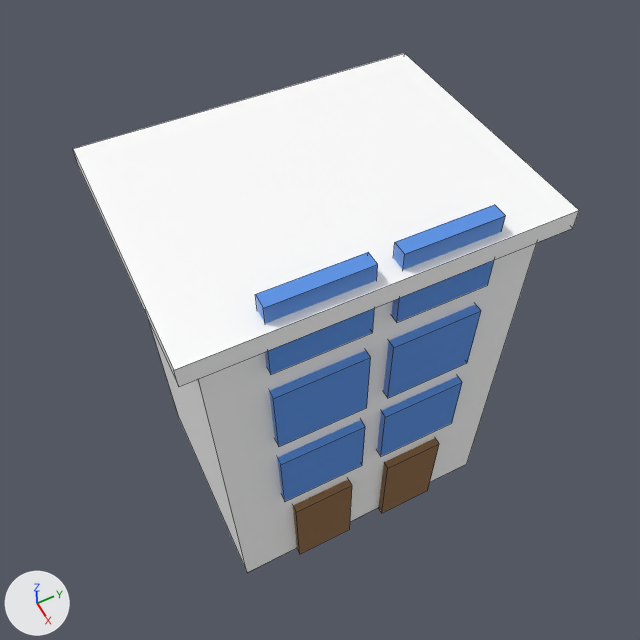
A saved change to the Blender file blend/BuildingUnit.blend.
Camera for both pictures: the file's camera 'Camera'. Arrows for +X, +Y and +Z are at lower left; the lights stay in place. The picture after the commit comes second. Mesh edges are drawn as thin lines.

Names of what the first picture shows: 'Body', 'Door.0', 'Door.1', 'RoofSlab', 'Window.0.550', 'Window.0.551', 'Window.0.950', 'Window.0.951', 'Window.1.350', 'Window.1.351'.
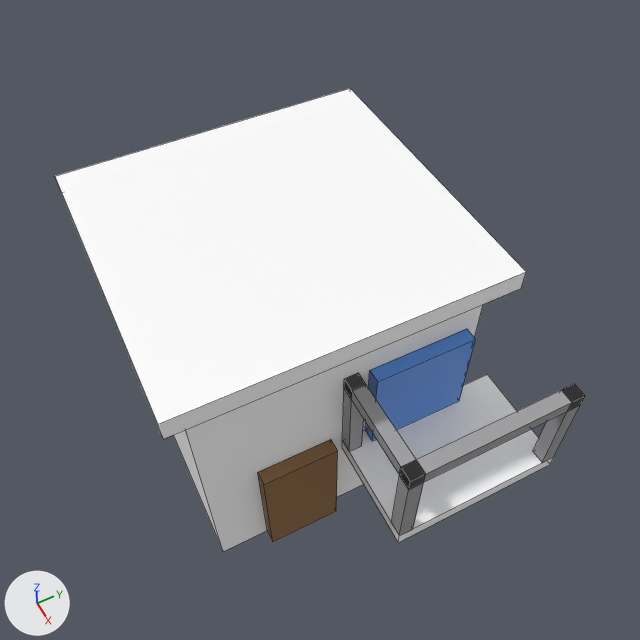
Commit message: redesign BuildingUnit as a single apartment with a balcony

Where the newer file only moved an object's origin or applied its transform, the numbers keep the older frame.

Pixel boxes [x1, y1, x2, y2] of what changed, in the pictures (640 x 640 px):
'RoofSlab', reshaped (7% narrower)
    before: [73, 53, 579, 386]
    after: [55, 89, 526, 439]
'Body', reshaped
    before: [149, 243, 537, 572]
    after: [174, 305, 483, 552]
'BalconySlab', added
    after: [342, 374, 554, 543]
'Window.1.350', deleted (blue)
    before: [255, 252, 378, 374]
'Window', added (blue)
    after: [365, 329, 475, 441]
'Window.0.950', deleted (blue)
    before: [269, 350, 371, 447]
'Window.1.351', deleted (blue)
    before: [391, 205, 506, 322]
'Door', added (brown)
    after: [258, 439, 338, 541]
'Window.0.951', deleted (blue)
    before: [383, 304, 481, 398]
'Window.0.550', deleted (blue)
    before: [277, 420, 365, 501]
'Rail.Front', added
    after: [400, 384, 585, 488]
'Window.0.551', deleted (blue)
    before: [377, 376, 462, 456]
'Door.0', deleted (brown)
    before: [293, 479, 352, 554]
'Door.1', deleted (brown)
    before: [378, 438, 439, 513]
'Rail.Side', added
    after: [344, 373, 425, 489]
'Post.B', added
    after: [533, 384, 585, 463]
'Post.A', added
    after: [391, 461, 425, 536]
'Post.C', added
    after: [342, 373, 364, 452]

What changed in the scene script:
```text
Change me_body:
    used by ob_body; location = (-0.004, -0.078, -0.025); scale = (2.22, 2.22, 2.22)
    verts and faces of me_body; kept vertices keep their numbers, new ones are numbered from 8
    remove me_body.from_pydata(...)  # 8 vertices, 6 faces; spans x -0.42..0.42, y -0.55..0.55, z 0.0..1.5
    add me_body.from_pydata(...)  # 8 vertices, 6 faces; spans x -0.71..0.33, y -0.61..0.48, z 0.1..1.19
    me_body part 1
    add delete_vertices([*range(0, 8)])  # with the faces that use them
    add verts[8] = (-0.71, -0.61, 0.1)
    add verts[9] = (-0.71, 0.48, 0.1)
    add verts[10] = (-0.71, -0.61, 1.19)
    add verts[11] = (-0.71, 0.48, 1.19)
    add for new, old in zip([*range(12, 16)], [*range(8, 12)]): verts[new] = verts[old] + (1.04, 0.0, 0.0)
    add faces += [(8, 9, 13, 12), (10, 14, 15, 11), (8, 12, 14, 10), (12, 13, 15, 14), (9, 11, 15, 13), (8, 10, 11, 9)]
Change me_roofslab:
    used by ob_roofslab; location = (-0.004, -0.078, -0.025); scale = (2.22, 2.22, 2.22)
    verts and faces of me_roofslab; kept vertices keep their numbers, new ones are numbered from 8
    remove me_roofslab.from_pydata(...)  # 8 vertices, 6 faces; spans x -0.48..0.48, y -0.61..0.61, z 1.5..1.57
    add me_roofslab.from_pydata(...)  # 8 vertices, 6 faces; spans x -0.786..0.407, y -0.684..0.559, z 1.191..1.27
    me_roofslab part 2
    add delete_vertices([*range(0, 8)])  # with the faces that use them
    add verts[8] = (-0.786, -0.684, 1.191)  # pixel (61, 192)
    add verts[9] = (-0.786, 0.559, 1.191)
    add verts[10] = (-0.786, -0.684, 1.27)  # pixel (54, 176)
    add verts[11] = (-0.786, 0.559, 1.27)  # pixel (350, 88)
    add for new, old in zip([*range(12, 16)], [*range(8, 12)]): verts[new] = verts[old] + (1.193, 0.0, 0.0)
    add faces += [(8, 9, 13, 12), (10, 14, 15, 11), (8, 12, 14, 10), (12, 13, 15, 14), (9, 11, 15, 13), (8, 10, 11, 9)]
Remove ob_window_0_550:
    ob_window_0_550 = bpy.data.objects.new('Window.0.550', me_window_0_550)
Remove ob_window_0_551:
    ob_window_0_551 = bpy.data.objects.new('Window.0.551', me_window_0_551)
Remove ob_window_0_950:
    ob_window_0_950 = bpy.data.objects.new('Window.0.950', me_window_0_950)
Remove ob_window_0_951:
    ob_window_0_951 = bpy.data.objects.new('Window.0.951', me_window_0_951)
Remove ob_window_1_350:
    ob_window_1_350 = bpy.data.objects.new('Window.1.350', me_window_1_350)
Remove ob_window_1_351:
    ob_window_1_351 = bpy.data.objects.new('Window.1.351', me_window_1_351)
Remove ob_door_0:
    ob_door_0 = bpy.data.objects.new('Door.0', me_door_0)
Remove ob_door_1:
    ob_door_1 = bpy.data.objects.new('Door.1', me_door_1)
Add ob_rail_side:
    ob_rail_side = bpy.data.objects.new('Rail.Side', me_rail_side)  # a box spanning x 1.05..1.9, y -0.05..0.06, z 1.67..1.78; in mat_metal (grey #a0a0a2)
    ob_rail_side.location = (-0.425, -0.163, 0.19)
    ob_rail_side.scale = (1.1, 1.1, 1.1)
Add ob_rail_front:
    ob_rail_front = bpy.data.objects.new('Rail.Front', me_rail_front)  # a box spanning x 1.79..1.9, y -0.05..1.3, z 1.67..1.78; in mat_metal (grey #a0a0a2)
    ob_rail_front.location = (-0.425, -0.163, 0.19)
    ob_rail_front.scale = (1.1, 1.1, 1.1)
Add ob_post_c:
    ob_post_c = bpy.data.objects.new('Post.C', me_post_c)  # a box spanning x 1.05..1.16, y -0.05..0.06, z 0.95..1.78; in mat_metal (grey #a0a0a2)
    ob_post_c.location = (-0.425, -0.163, 0.19)
    ob_post_c.scale = (1.1, 1.1, 1.1)
Add ob_post_b:
    ob_post_b = bpy.data.objects.new('Post.B', me_post_b)  # a box spanning x 1.79..1.9, y 1.19..1.3, z 0.95..1.78; in mat_metal (grey #a0a0a2)
    ob_post_b.location = (-0.425, -0.163, 0.19)
    ob_post_b.scale = (1.1, 1.1, 1.1)
Add ob_post_a:
    ob_post_a = bpy.data.objects.new('Post.A', me_post_a)  # a box spanning x 1.79..1.9, y -0.05..0.06, z 0.95..1.78; in mat_metal (grey #a0a0a2)
    ob_post_a.location = (-0.425, -0.163, 0.19)
    ob_post_a.scale = (1.1, 1.1, 1.1)
Add ob_balconyslab:
    ob_balconyslab = bpy.data.objects.new('BalconySlab', me_balconyslab_001)  # a box spanning x 1.05..1.9, y -0.05..1.3, z 0.83..0.95; in mat_white (white #ffffff)
    ob_balconyslab.location = (-0.425, -0.163, 0.19)
    ob_balconyslab.scale = (1.1, 1.1, 1.1)
Add ob_window:
    ob_window = bpy.data.objects.new('Window', me_window_001)  # a box spanning x 1.05..1.16, y 0.15..0.95, z 0.95..1.75; in mat_glass (blue #5792e7)
    ob_window.location = (-0.425, -0.163, 0.19)
    ob_window.scale = (1.1, 1.1, 1.1)
Add ob_door:
    ob_door = bpy.data.objects.new('Door', me_door_001)  # a box spanning x 1.05..1.16, y -0.75..-0.15, z 0.0..1.05; in mat_brown (brown #8b6640)
    ob_door.location = (-0.425, -0.163, 0.19)
    ob_door.scale = (1.1, 1.1, 1.1)
```
